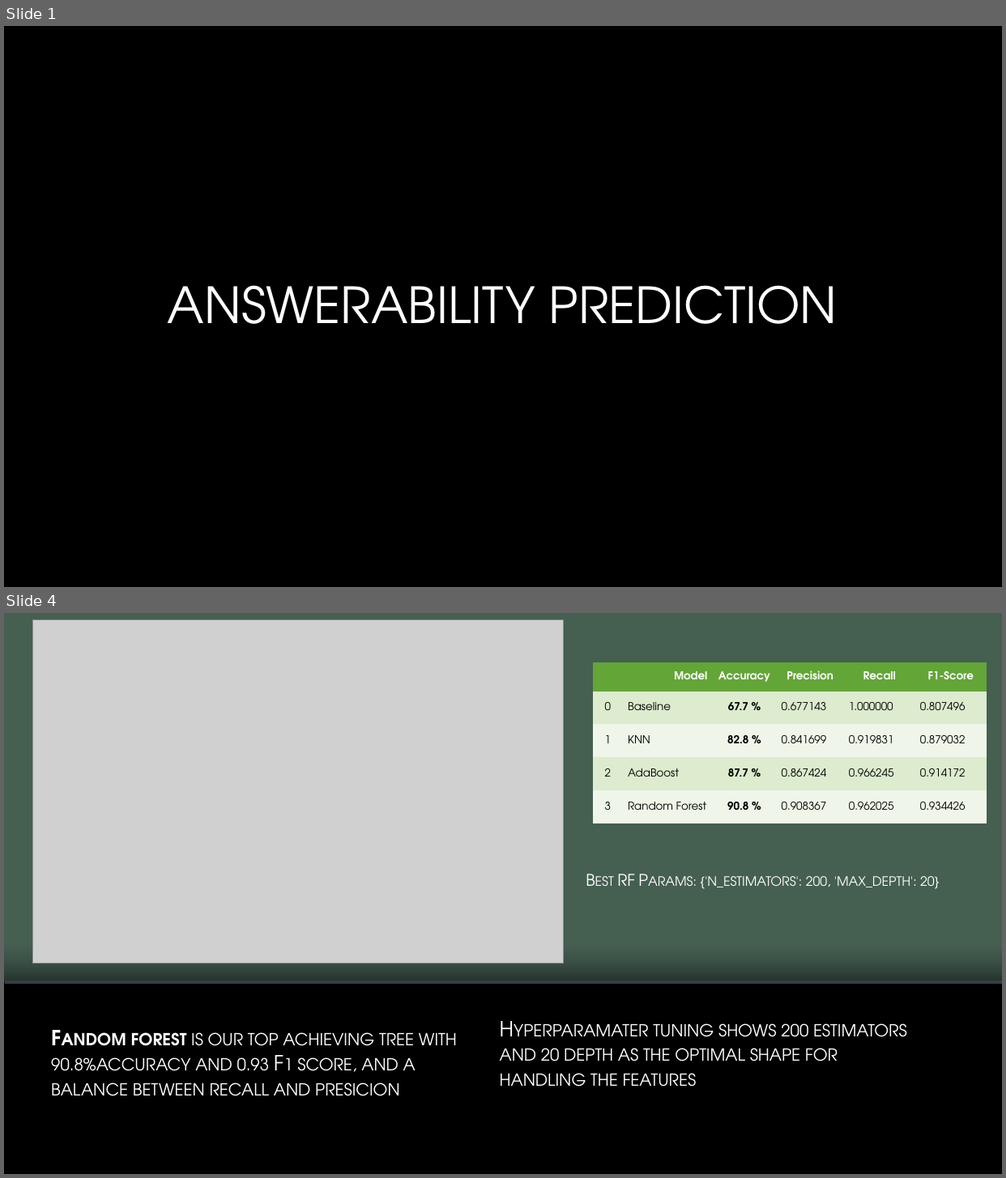
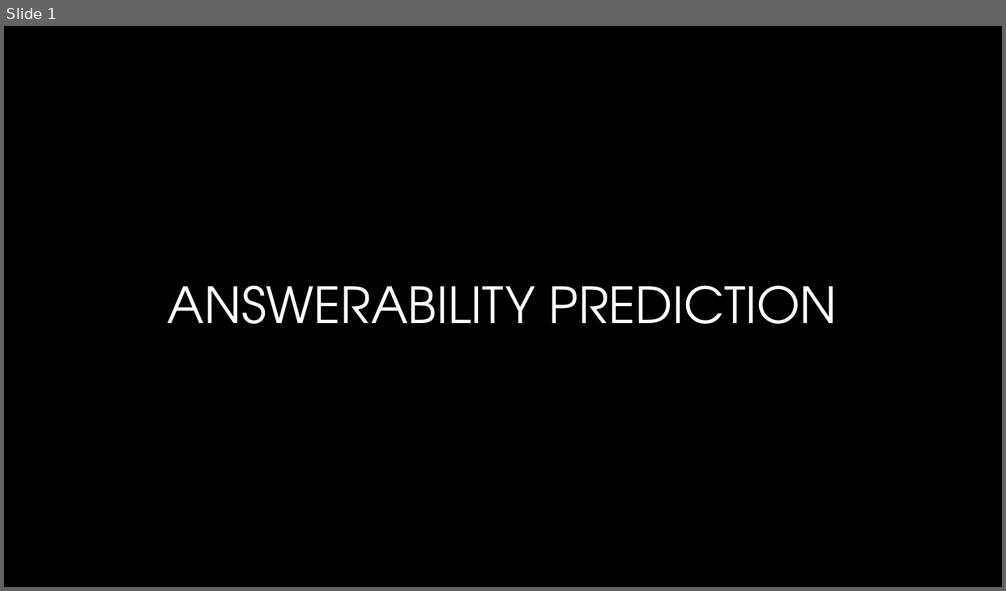
Before and after one commit to lanashmuz/machine_learning_exe1, a slide deck: exe2/presentation.pptx. Shown one above the other, each under a label of ours: slides 1 and 4 before the commit, slide 1 after it; the slides between them are not shown. The pictures are 1006x1178 and 1006x591 pixels, drawn with LibreOffice and Linux fonts; fonts in the diff are those of the drawing; grey boxes stand for pictures; background and template pictures are left out. Boxes give left, top, right and bottom in pixels: in the first picture for what was removed or moved away, otherwise in the second. Text is boxed around its words. In the diff, an @@ line names an element or a change of style, - is before the commit and + after.

```diff
--- a/exe2/presentation.pptx
+++ b/exe2/presentation.pptx
@@ slide 4 removed at <box>4,613,1002,1174</box>, background picture (left out) @@
@@ rectangle removed at <box>4,613,1002,983</box> @@
@@ picture removed at <box>33,620,564,964</box> @@
@@ table removed at <box>592,662,987,824</box>, 5 rows, 6 columns @@
- | Model | Accuracy | Precision | Recall | F1-Score
-0 | Baseline | 67.7 % | 0.677143 | 1.000000 | 0.807496
-1 | KNN | 82.8 % | 0.841699 | 0.919831 | 0.879032
-2 | AdaBoost | 87.7 % | 0.867424 | 0.966245 | 0.914172
-3 | Random Forest | 90.8 % | 0.908367 | 0.962025 | 0.934426
@@ text removed at <box>617,874,939,889</box> @@
-Best RF Params: {'n_estimators': 200, 'max_depth': 20}
@@ rectangle removed at <box>4,944,1002,983</box> @@
@@ line removed from (5, 983) to (1002, 983) @@
@@ text removed at <box>500,1024,907,1087</box> @@
-Hyperparamater tuning shows 200 estimators and 20 depth as the optimal shape for handling the features
@@ text removed at <box>51,1033,457,1097</box> @@
-Fandom forest is our top achieving tree with 90.8%accuracy and 0.93 F1 score, and a balance between recall and presicion
```
Also in this commit, not shown: 2 slides changed, 2 other slides removed.
